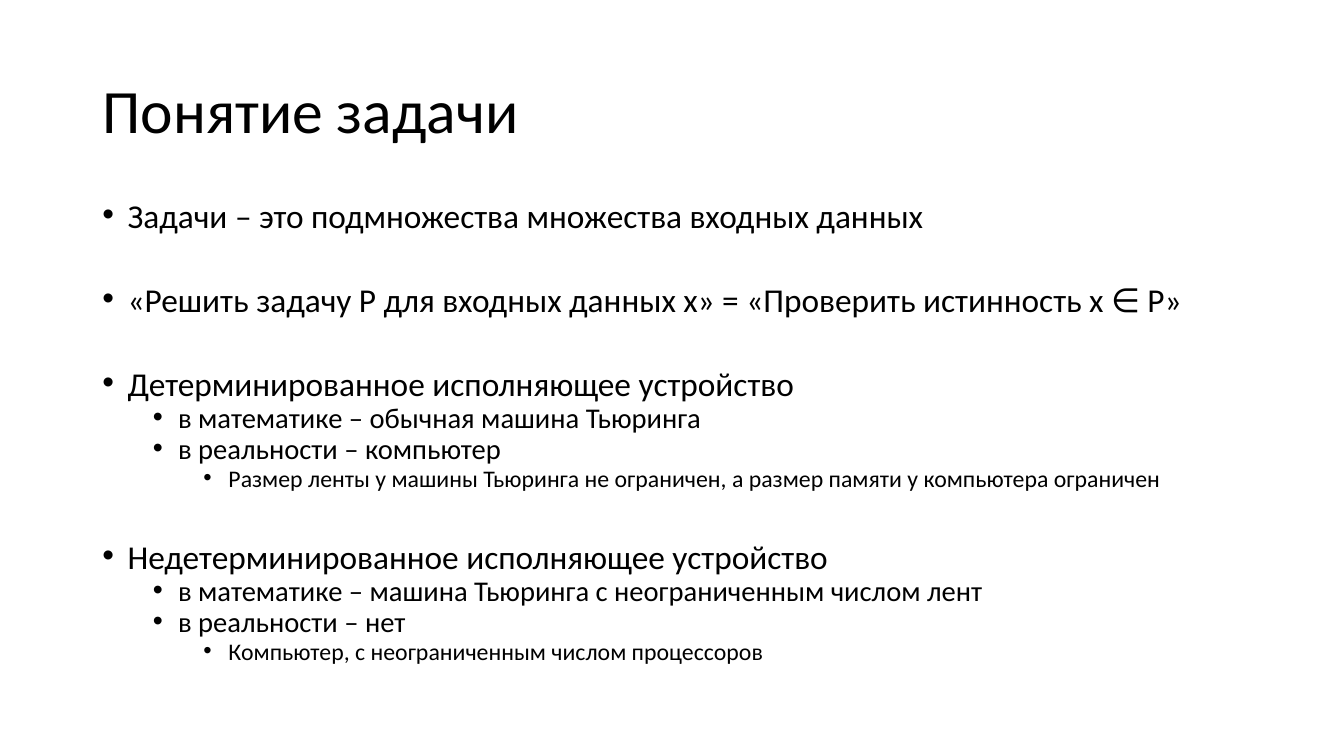
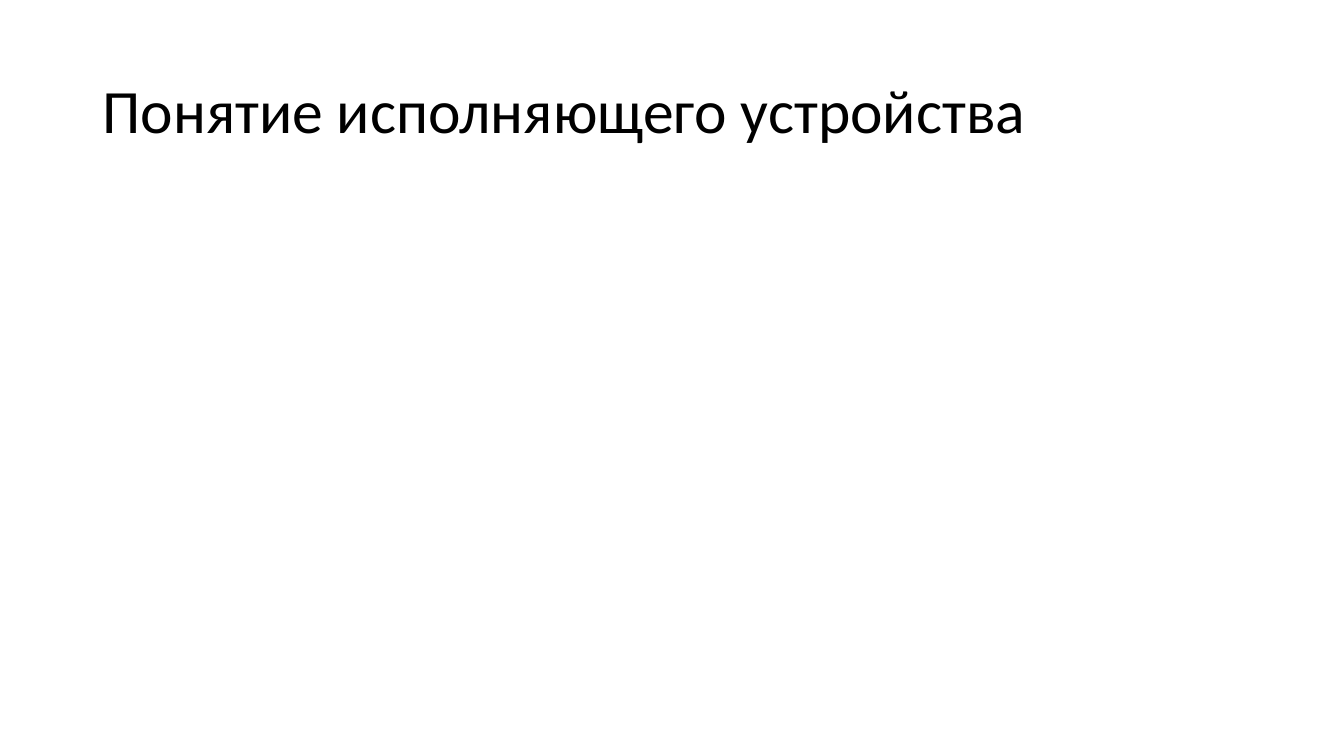
Before and after one commit to Evgueni-Petrov-aka-espetrov/Algorithms-and-Programming-in-C-pptx, a slide deck: slide 9 of 20 Алгоритмы с возвратом.pptx (slide 3 before the commit). Drawn at 1344x756 pixels with LibreOffice and Linux fonts; fonts in the diff are those of the drawing. Boxes give left, top, right and bottom in pixels: in the first picture for what was removed or moved away, otherwise in the second. Text is boxed around its words. In the diff, an @@ line names an element or a change of style, - is before the commit and + after.

```diff
--- a/20 Алгоритмы с возвратом.pptx
+++ b/20 Алгоритмы с возвратом.pptx
@@ title at <box>102,91,1025,143</box>: text changed @@
-Понятие задачи
+Понятие исполняющего устройства
@@ text removed at <box>128,206,1164,664</box> @@
-• Задачи – это подмножества множества входных данных
-• «Решить задачу P для входных данных x» = «Проверить истинность x ∈ P»
-• Детерминированное исполняющее устройство
-  • в математике – обычная машина Тьюринга
-  • в реальности – компьютер
-    • Размер ленты у машины Тьюринга не ограничен, а размер памяти у компьютера ограничен
-• Недетерминированное исполняющее устройство
-  • в математике – машина Тьюринга с неограниченным числом лент
-  • в реальности – нет
-    • Компьютер, с неограниченным числом процессоров
```
Also in this commit, not shown: 15 other slides changed, 120 slides added, 1 slide removed.
